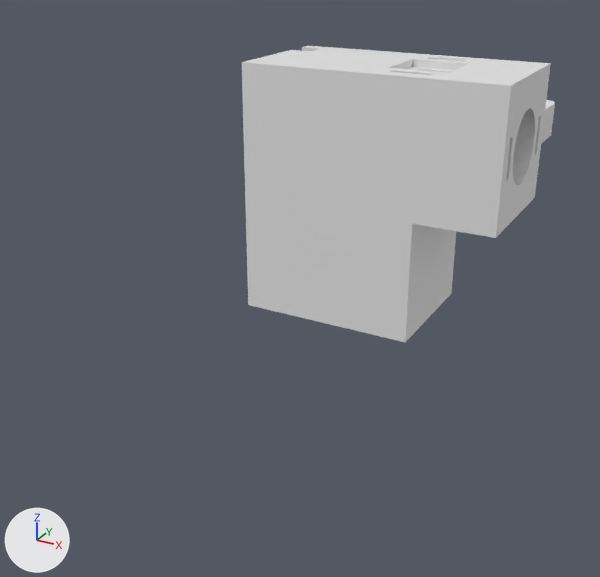
One commit to the Blender file 3d-models/fish-feeder.blend: the scene before it, then after it.
One viewpoint serves both versions: a 50 mm lens placed at (81.0, -198.0, 59.0), pointed at (-19.0, -17.0, -32.0). Every picture has the same lights, and +X, +Y and +Z are marked at lower left.

Names of what the first picture shows: '立方体.002'.
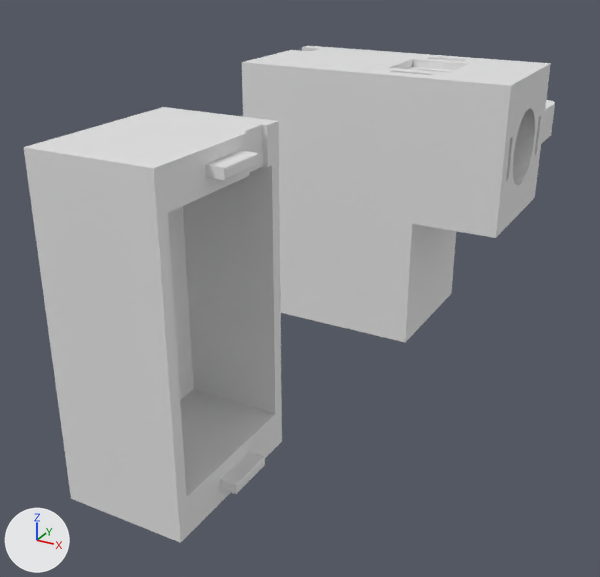
Where the change shows, as pixel boxes [x1, y1, x2, y2] in the pictures (600 x 577 px):
'主体2', added
    after: [24, 107, 282, 543]

Edits to the bpy script that builds the scene:
```text
Add me_立方体_022:
    me_立方体_022.from_pydata(...)  # 32 vertices, 30 faces; spans x -4.27..0.73, y -5.0..5.0, z -1.0..1.0
Add me_立方体_011:
    me_立方体_011.from_pydata(...)  # a box spanning x -40.0..40.0, y -15.0..15.0, z -15.0..36.0
Add ob_主体2:
    ob_主体2 = bpy.data.objects.new('主体2', me_立方体_022.copy())
    ob_主体2.location = (10.8, -90.6, 23.7)
    _m = ob_主体2.modifiers.new('BTool_立方体.021', 'BOOLEAN')
    _m.object = ob_立方体_021
    _m.operation = 'UNION'
    _m = ob_主体2.modifiers.new('BTool_立方体.001', 'BOOLEAN')
    _m.object = ob_立方体_001
    _m.operation = 'UNION'
Add ob_立方体_001:
    ob_立方体_001 = bpy.data.objects.new('立方体.001', me_立方体_022)
    ob_立方体_001.location = (10.84, -90.63, -35.02)
    ob_立方体_001.visible_camera = False
    ob_立方体_001.visible_diffuse = False
    ob_立方体_001.visible_glossy = False
    ob_立方体_001.visible_transmission = False
    ob_立方体_001.hide_render = True
Add ob_立方体_021:
    ob_立方体_021 = bpy.data.objects.new('立方体.021', me_立方体_002.copy())  # the mesh of ob_立方体_002
    ob_立方体_021.location = (-4.515, -90.63, -6.001)
    ob_立方体_021.scale = (0.37, 1.0, 1.0)
    ob_立方体_021.visible_camera = False
    ob_立方体_021.visible_diffuse = False
    ob_立方体_021.visible_glossy = False
    ob_立方体_021.visible_transmission = False
    _m = ob_立方体_021.modifiers.new('BTool_立方体.003', 'BOOLEAN')
    _m = ob_立方体_021.modifiers.new('BTool_立方体.004', 'BOOLEAN')
    _m.object = ob_立方体_019
    _m = ob_立方体_021.modifiers.new('BTool_立方体.005', 'BOOLEAN')
    _m = ob_立方体_021.modifiers.new('BTool_柱体.001', 'BOOLEAN')
    _m = ob_立方体_021.modifiers.new('BTool_立方体', 'BOOLEAN')
    _m = ob_立方体_021.modifiers.new('BTool_Cube.002', 'BOOLEAN')
    _m = ob_立方体_021.modifiers.new('BTool_立方体.001', 'BOOLEAN')
    _m = ob_立方体_021.modifiers.new('BTool_柱体', 'BOOLEAN')
    _m = ob_立方体_021.modifiers.new('BTool_立方体.009', 'BOOLEAN')
    _m = ob_立方体_021.modifiers.new('BTool_立方体.011', 'BOOLEAN')
    _m.operation = 'UNION'
    _m = ob_立方体_021.modifiers.new('BTool_立方体.008', 'BOOLEAN')
    _m = ob_立方体_021.modifiers.new('BTool_立方体.010', 'BOOLEAN')
    _m = ob_立方体_021.modifiers.new('BTool_立方体.014', 'BOOLEAN')
    _m = ob_立方体_021.modifiers.new('BTool_立方体.015', 'BOOLEAN')
    _m = ob_立方体_021.modifiers.new('BTool_立方体.006', 'BOOLEAN')
    _m.object = ob_立方体_017
    _m = ob_立方体_021.modifiers.new('BTool_立方体.007', 'BOOLEAN')
    _m.operation = 'UNION'
    _m = ob_立方体_021.modifiers.new('BTool_立方体.012', 'BOOLEAN')
    _m = ob_立方体_021.modifiers.new('BTool_立方体.013', 'BOOLEAN')
    _m.object = ob_立方体_009
    ob_立方体_021.hide_render = True
Add ob_立方体_009:
    ob_立方体_009 = bpy.data.objects.new('立方体.009', me_立方体_022.copy())
    ob_立方体_009.location = (-11.28, -90.63, -27.19)
    ob_立方体_009.scale = (2.0, 1.0, 4.0)
    ob_立方体_009.visible_camera = False
    ob_立方体_009.visible_diffuse = False
    ob_立方体_009.visible_glossy = False
    ob_立方体_009.visible_transmission = False
    ob_立方体_009.hide_render = True
Add ob_立方体_019:
    ob_立方体_019 = bpy.data.objects.new('立方体.019', me_立方体_011)
    ob_立方体_019.location = (-1.966, -90.63, -16.18)
    ob_立方体_019.scale = (0.25, 1.0, 1.0)
    ob_立方体_019.visible_camera = False
    ob_立方体_019.visible_diffuse = False
    ob_立方体_019.visible_glossy = False
    ob_立方体_019.visible_transmission = False
    ob_立方体_019.hide_render = True
Add ob_立方体_017:
    ob_立方体_017 = bpy.data.objects.new('立方体.017', me_立方体_013.copy())  # the mesh of ob_立方体_006
    ob_立方体_017.location = (9.965, -80.03, 12.57)
    ob_立方体_017.scale = (1.0, 1.0, 7.89)
    ob_立方体_017.visible_camera = False
    ob_立方体_017.visible_diffuse = False
    ob_立方体_017.visible_glossy = False
    ob_立方体_017.visible_transmission = False
    ob_立方体_017.hide_render = True
```
